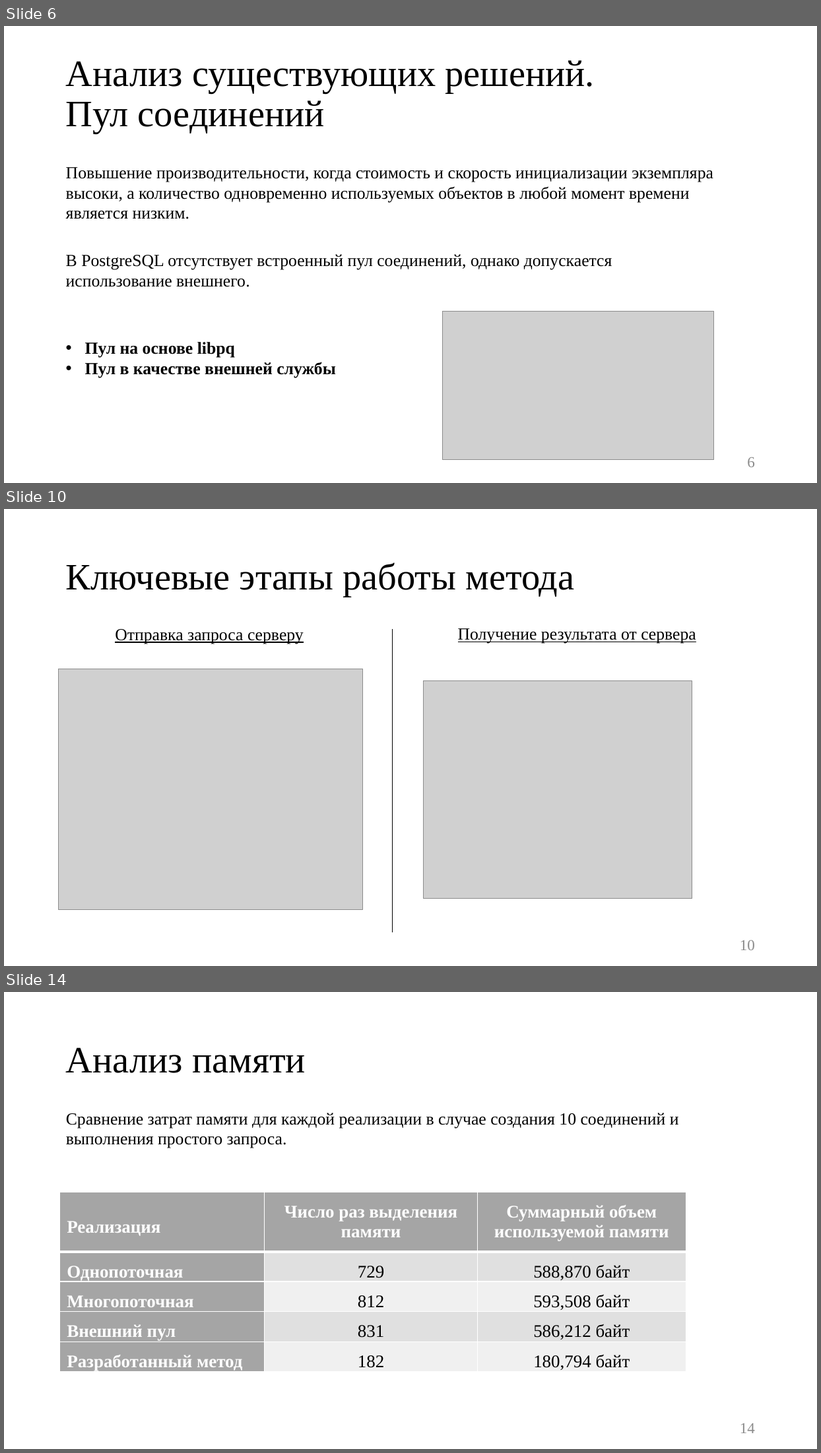
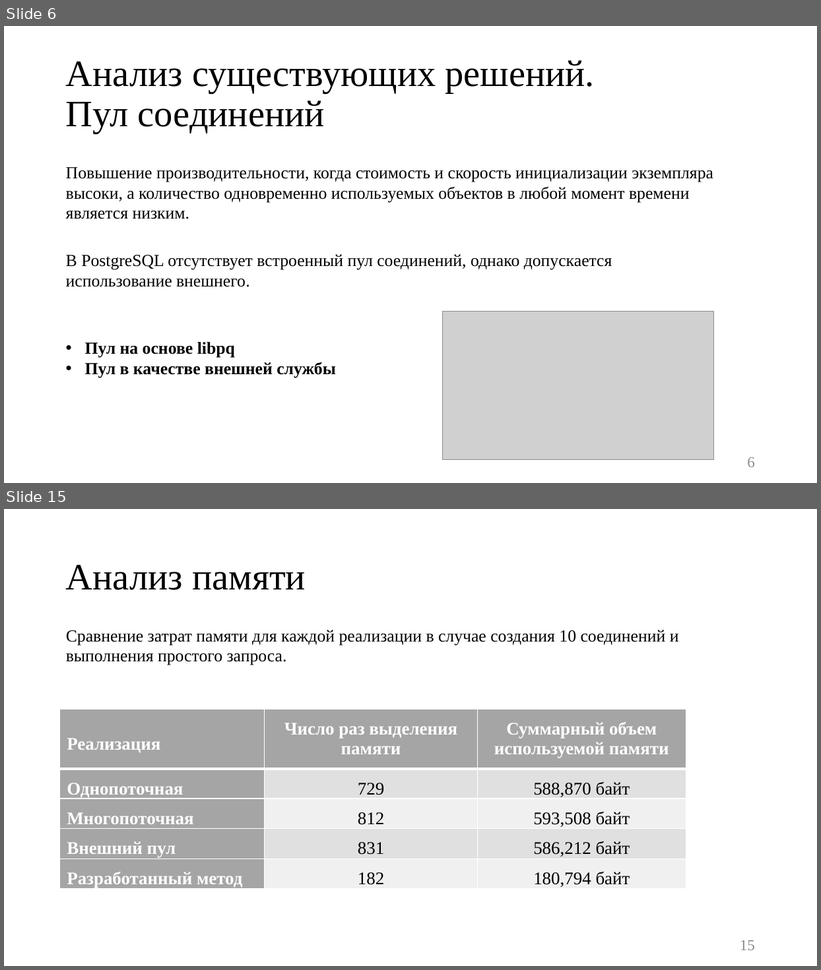
Before and after one commit to platosha-git/Diplom-theory, a slide deck: Презентация.pptx. Shown one above the other, each under a label of ours: slides 6, 10 and 14 before the commit, slides 6 and 15 after it; the slides between them are not shown. The pictures are 821x1453 and 821x970 pixels, drawn with LibreOffice and Linux fonts; fonts in the diff are those of the drawing; grey boxes stand for pictures. Boxes give left, top, right and bottom in pixels: in the first picture for what was removed or moved away, otherwise in the second. Text is boxed around its words. In the diff, an @@ line names an element or a change of style, - is before the commit and + after.

```diff
--- a/Презентация.pptx
+++ b/Презентация.pptx
@@ slide 10 removed at (4,509,817,966), background #FFFFFF @@
@@ title removed at (66,562,574,597) @@
-Ключевые этапы работы метода
@@ text removed at (115,629,304,644) @@
-Отправка запроса серверу
@@ line removed from (393, 629) to (393, 933) @@
@@ text removed at (458,628,696,644) @@
-Получение результата от сервера
@@ picture removed at (59,669,363,910) @@
@@ picture removed at (424,681,692,899) @@
@@ page number removed at (740,941,755,951) @@
-10
@@ what was slide 14 is now slide 15 @@
@@ page number at (740,941,755,951): text changed @@
-14
+15
```
Also in this commit, not shown: 11 slides changed, 3 slides added, 1 other slide removed, 10 other files.
